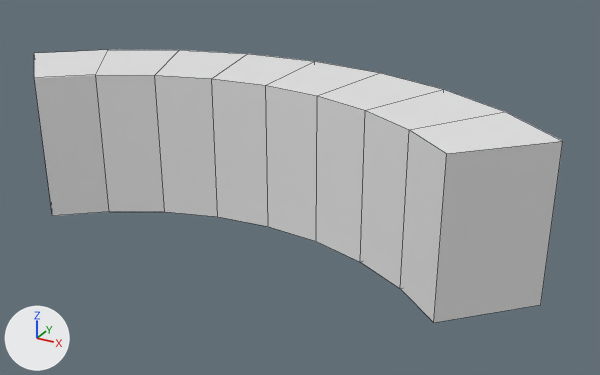
A saved change to the FBX model Assets/Prefabs/Environment/elevator_wall.fbx.
The view is the same before and after, from a 50 mm camera at (39.8, -35.6, 38.0) aimed at (3.2, 30.9, 4.7). Lighting does not change. The marker at lower left points along +X, +Y and +Z. Mesh edges are drawn as thin lines. Where no turn or scale is listed for an object, it has been applied to the vertices.

The first picture shows 'wall'.
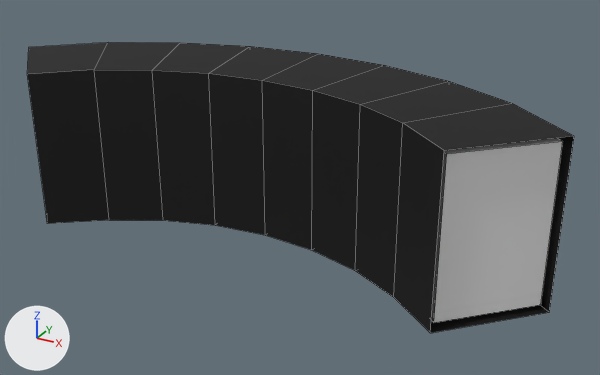
Where the change shows, as pixel boxes (x1, y1, x2, y2) in the pictures (600 x 375 px):
'wall.001', added (black): after (27, 42, 574, 333)
'wall', unchanged, covered by the edit: before (34, 50, 563, 323); after (431, 138, 563, 323)

Diff of the bpy script that builds the scene:
```diff
--- a/Assets/Prefabs/Environment/elevator_wall.fbx.py
+++ b/Assets/Prefabs/Environment/elevator_wall.fbx.py
@@ mat_material_001 @@
+mat_material_001 = principled_material('Material.001')
+mat_material_001.base_color = (0.0, 0.0, 0.0)  # black #000000
+mat_material_001.roughness = 0.69
@@ me_mesh_001 @@
+me_mesh_001.from_pydata(...)  # 36 vertices, 32 faces; spans x -29.1..29.1, y 20.4..40.7, z -0.7..15.7
+me_mesh_001.materials.append(mat_material_001)  # black #000000
@@ ob_wall_001 @@
+ob_wall_001 = bpy.data.objects.new('wall.001', me_mesh_001)
+ob_wall_001.location = (0.0, 0.0, 0.0)
```
